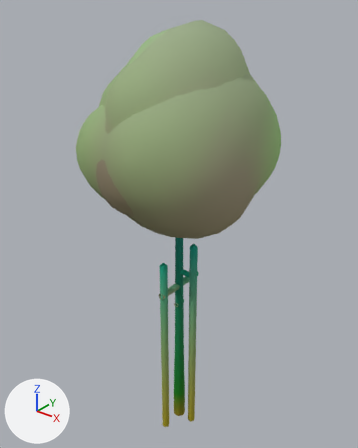
Two versions of the glTF model godot/assets/trees/sapling.glb, one commit apart.
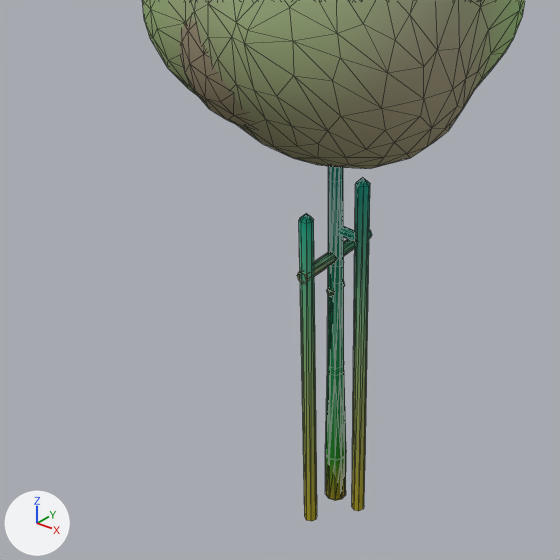
Each version appears first whole from a camera (50 mm lens) standing at (2.43, -3.05, 3.81) and looking at (-0.11, 0.13, 1.84), and next in a close-up on the part from 0% to 84% of the width and 33% to 100% of the height. Every picture has the same lights, and +X, +Y and +Z are marked at lower left. The older version's two pictures come first. The close-ups show mesh edges as thin lines. Objects named as collision shapes, trigger or cutter boxes, shadow casters or lower levels of detail are left out.

The first close-up shows 'sapling_0_lod0', 'sapling_1_lod0'.
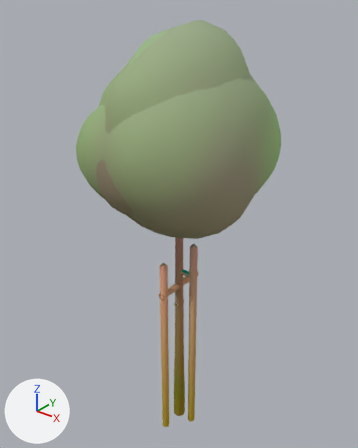
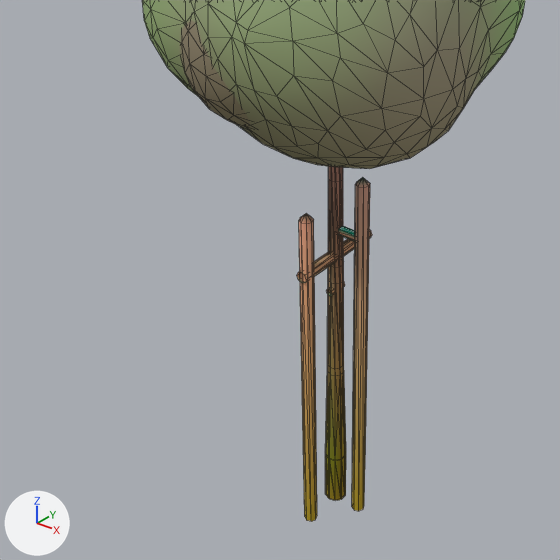
Boxes [x1, y1, x2, y2] around the edits, measured in the close-ups (560 x 560 px):
part 1 of me_sapling_0_lod0, recoloured
    before: [352, 195, 370, 507]
    after: [352, 240, 359, 507]
part 2 of me_sapling_0_lod0, recoloured (lighter)
    before: [337, 177, 370, 500]
    after: [337, 177, 370, 490]
part 3 of me_sapling_0_lod0, recoloured
    after: [359, 202, 369, 507]
part 4 of me_sapling_1_lod0, recoloured
    before: [325, 272, 346, 498]
    after: [325, 284, 346, 498]
part 5 of me_sapling_1_lod0, recoloured (cyan to beige)
    both: [297, 213, 372, 519]
part 6 of me_sapling_1_lod0, recoloured (cyan to beige)
    both: [327, 262, 345, 369]
part 7 of me_sapling_1_lod0, recoloured
    before: [328, 166, 344, 366]
    after: [328, 166, 344, 358]

Edits to the bpy script that builds the scene:
```text
Change me_sapling_0_lod0:
    where me_sapling_0_lod0.from_pydata(...)  # 447 vertices, 858 faces; spans x -0.85..0.74, y -0.77..0.86, z -0.3..3.34
    used by ob_sapling_0_lod0; location = (0.0, 0.0, 0.0)
    me_sapling_0_lod0 part 1: 40 faces centred in x -0.05..0.19, y -0.05..0.05, z -0.2..0.38 are repainted in the vertex colours; the middle colour goes from green #2cbc00 to yellow #bcbc00
    me_sapling_0_lod0 part 2: 24 faces centred in x 0.05..0.19, y -0.03..0.03, z 1.07..1.76 are repainted in the vertex colours; the middle colour goes from cyan #00bcc0 to pale pink #d1bcc0
    me_sapling_0_lod0 part 3: 28 faces centred in x -0.04..0.13, y -0.04..0.04, z 0.38..0.96 are repainted in the vertex colours; the middle colour goes from green #00bc73 to yellow #d6bc73
Change me_sapling_1_lod0:
    where me_sapling_1_lod0.from_pydata(...)  # 481 vertices, 906 faces; spans x -0.8..0.68, y -0.66..0.66, z -0.3..3.58
    used by ob_sapling_1_lod0; location = (0.0, 0.0, 0.0)
    me_sapling_1_lod0 part 4: 42 faces centred in x -0.06..0.06, y -0.06..0.06, z -0.2..0.83 are repainted in the vertex colours; the middle colour goes from green #00bc00 to yellow #c0bc00
    me_sapling_1_lod0 part 5: 74 faces centred in x -0.03..0.03, y -0.25..0.27, z 0.33..1.61 are repainted in the vertex colours; the middle colour goes from cyan #00bca4 to beige #ddbca4
    me_sapling_1_lod0 part 6: 36 faces centred in x -0.04..0.04, y -0.04..0.06, z 0.83..1.12 are repainted in the vertex colours; the middle colour goes from cyan #00bc97 to beige #d3bc97
    me_sapling_1_lod0 part 7: 44 faces centred in x -0.04..0.04, y -0.04..0.04, z 1.04..2.29 are repainted in the vertex colours; the middle colour goes from cyan #00bcc0 to pink #e7bcc0
```
